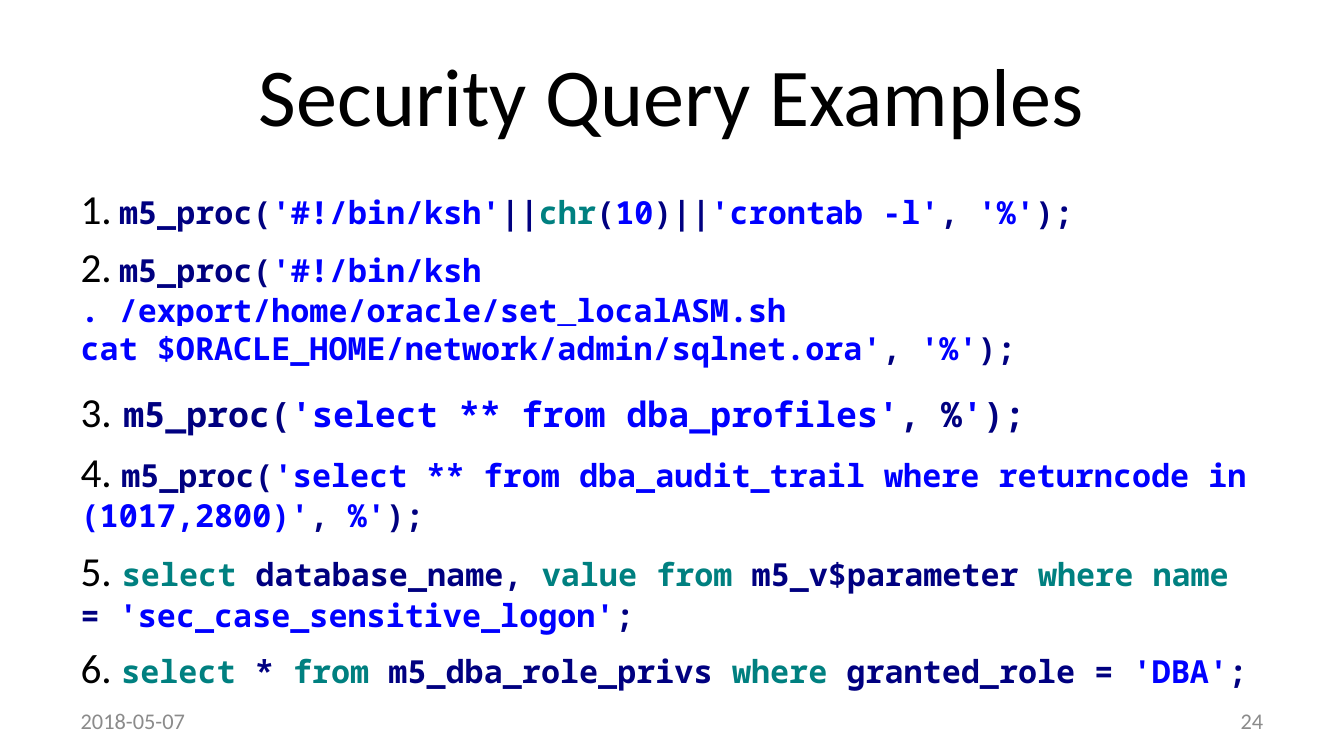
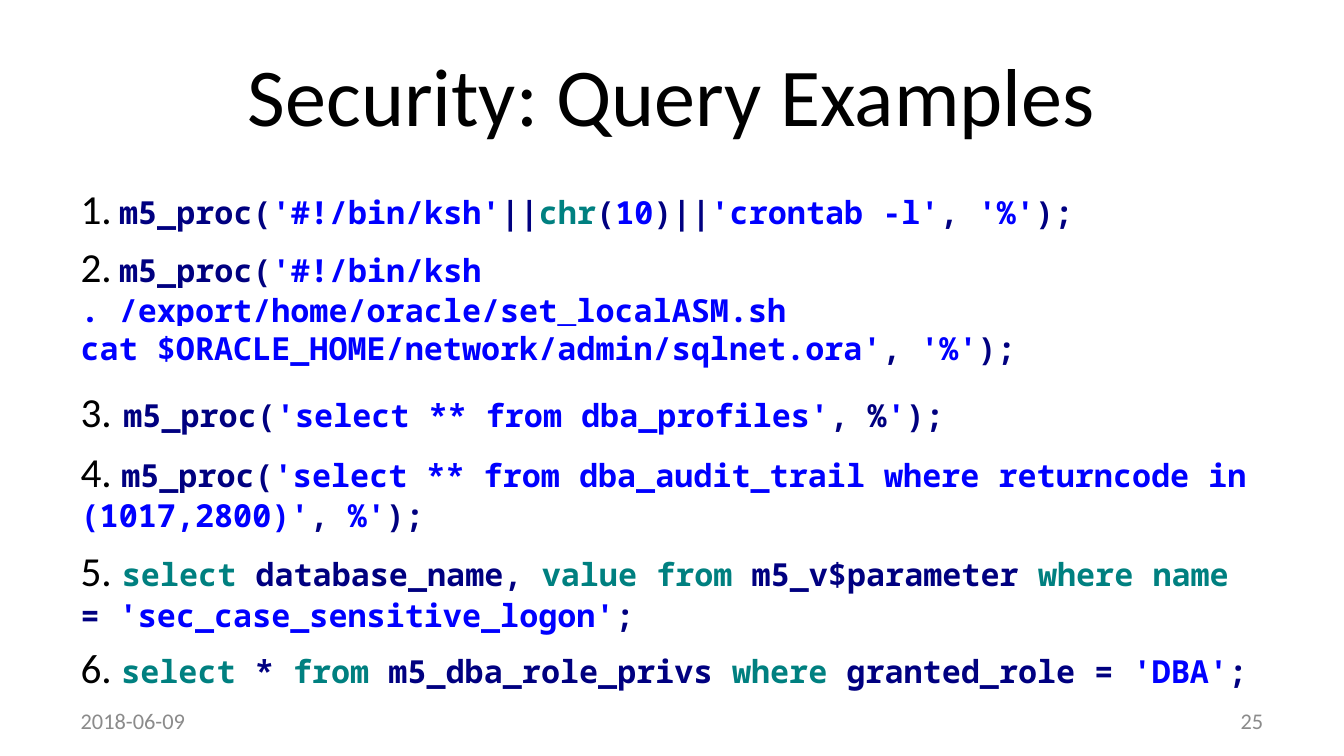
Before and after one commit to method5/method5.github.io, a slide deck: slide 25 of presentations/Method5 Remote Execution - KSCOPE 18 Jon Heller.pptx (slide 24 before the commit). Drawn at 1344x756 pixels with LibreOffice and Linux fonts; fonts in the diff are those of the drawing; background and template pictures are left out. Boxes give left, top, right and bottom in pixels: in the first picture for what was removed or moved away, otherwise in the second. Text is boxed around its words. In the diff, an @@ line names an element or a change of style, - is before the commit and + after.

```diff
--- a/presentations/Method5 Remote Execution - KSCOPE 18 Jon Heller.pptx
+++ b/presentations/Method5 Remote Execution - KSCOPE 18 Jon Heller.pptx
@@ title at [248,69,1095,140]: text changed @@
-Security Query Examples
+Security: Query Examples
@@ text at [81,400,848,435]: size 18.7 to 17 pt in "m5_proc('select ** from dba_profiles', %');" @@
@@ text at [81,714,185,729]: text changed @@
-2018-05-07
+2018-06-09
@@ page number at [1241,714,1264,729]: text changed @@
-24
+25
```
Also in this commit, not shown: 22 other slides changed, 3 slides added, 2 slides removed.
